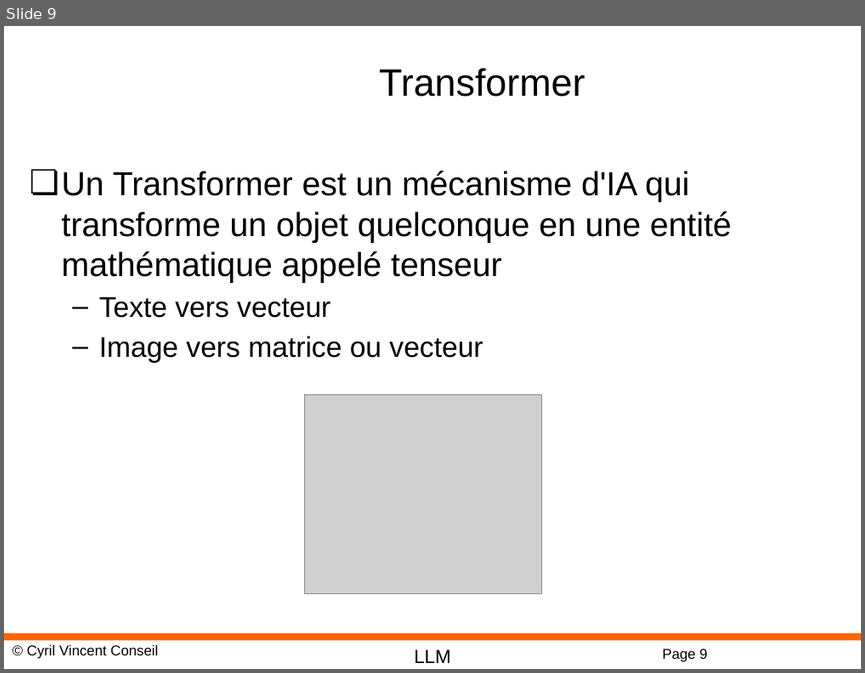
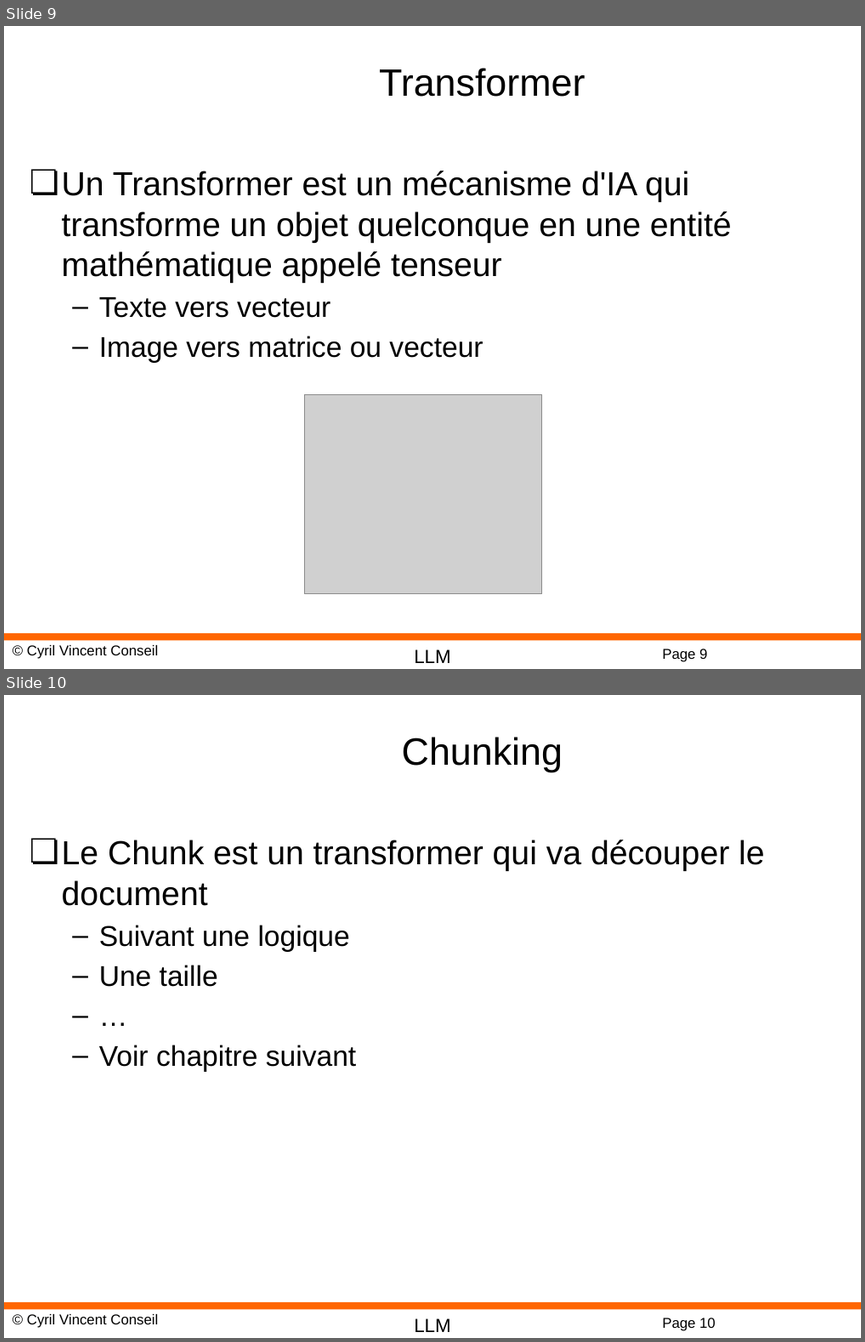
Before and after one commit to cyrilvincent/rag, a slide deck: ppt/RAG03-RAG.pptx. Shown one above the other, each under a label of ours: slide 9 before the commit, slides 9 and 10 after it. The pictures are 865x673 and 865x1342 pixels, drawn with LibreOffice and Linux fonts; fonts in the diff are those of the drawing; grey boxes stand for pictures; background and template pictures are left out. Boxes give left, top, right and bottom in pixels: in the first picture for what was removed or moved away, otherwise in the second. Text is boxed around its words. In the diff, an @@ line names an element or a change of style, - is before the commit and + after.

```diff
--- a/ppt/RAG03-RAG.pptx
+++ b/ppt/RAG03-RAG.pptx
@@ slide 10 added at bbox=[4, 695, 861, 1338], background #FFFFFF; not listed: 4 template elements that a slide beside it also shows @@
@@ title added at bbox=[402, 737, 562, 772], 32 pt, text #000000 @@
+Chunking
@@ text added at bbox=[62, 839, 765, 1072], 28 pt, text #000000 @@
+❏ Le Chunk est un transformer qui va découper le document
+  – Suivant une logique
+  – Une taille
+  – …
+  – Voir chapitre suivant
```
Also in this commit, not shown: 1 slide changed, 2 other slides added, 14 other files.
